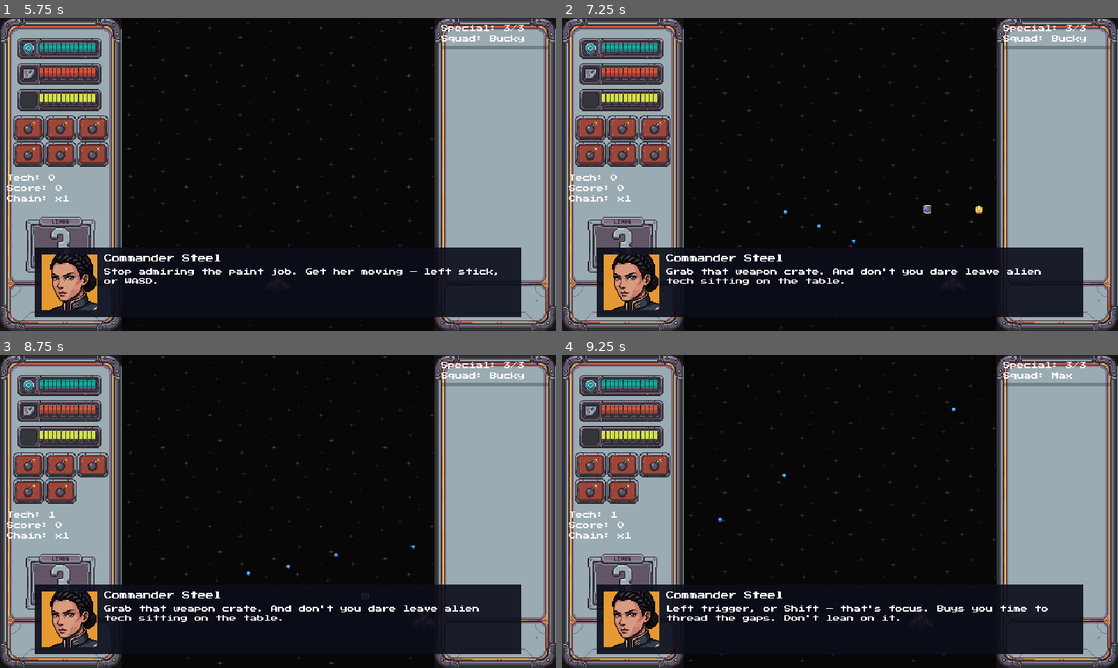
Above: before the commit, frames 1-4 (two rows, left to right).
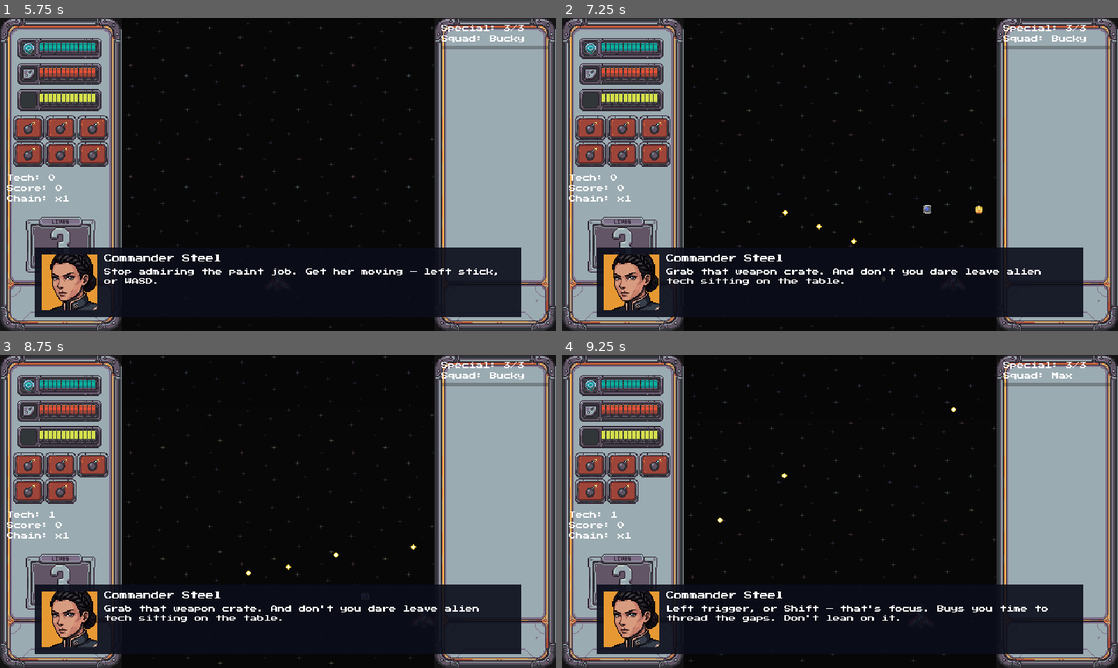
Above: after the commit, the same moments.

Repository: Funfetsunk/terra-intercept
Game: Godot game, scene res://scenes/menus/title_screen.tscn
The game is run twice, just before and just after one commit, with the same random seed, the same clock (stepped at 60 frames per second) and the same inputs.
Inputs (mouse positions are in pixels of both pictures, inside the frame that each line leads up to):
- Up to frame 1 (5.75 s): click "Start" at 0.5 s; click "Create" at 1.25 s; click (116, 199) at 2 s; click "London (Available)" at 2.75 s; click "Continue" at 3.5 s; click "Continue" at 4.25 s; click "Go" at 5 s
- Up to frame 2 (7.25 s): tap Enter (ui_accept) at 5.75, 6.02, 6.5 s; move the mouse to (962, 158) at 5.77 s; hold D (p1_move_right) 5.78-6.5 s; click (962, 158) at 5.85 s; drag from (728, 190) to (945, 277) at 6.52 s
- Up to frame 3 (8.75 s): tap Enter (ui_accept) at 7.25 s; move the mouse to (333, 442) at 7.27 s; hold D (p1_move_right) 7.28-8 s; hold Space (p1_ordnance) 7.28-8 s; drag from (250, 574) to (417, 570) at 8.02 s
- Up to frame 4 (9.25 s): move the mouse to (1006, 558) at 8.77 s; hold A (p1_move_left) from 8.78 s (still down); tap E (p1_squad_next) at 8.85 s; tap Enter (ui_accept) at 9.02 s

Frame 1 is identical in both runs. In frame 2, less than 0.1% of the frame differs, in the area x 39-53%, y 61-73%; in frame 3, less than 0.1%, in the area x 44-75%, y 60-71%; in frame 4, less than 0.1%.

Commit message:
Add real bullet art and draw bullet textures at native size
Hand-drawn in palette: pink and cyan enemy orbs (6x6, and 8x8 for the
bosses) and a pale-yellow diamond for player shots. The bullet manager now
draws a textured bullet at its own pixel size on whole pixels instead of
stretching it to the hitbox, so the sprites stay pixel-perfect. Collision
radii are unchanged. Textured bullets use a white tint so they stay on
the palette. Pink f04f78, cyan 30e1b9 and yellow fbff86 are reserved for
bullets.

Co-Authored-By: Claude Opus 5.5 <noreply@anthropic.com>
Claude-Session: https://claude.ai/code/session_01H357k7vYWoZ8XVmx2UrTn5

Diff:
--- a/data/patterns/boss_pattern_phase1.tres
+++ b/data/patterns/boss_pattern_phase1.tres
@@ -1,6 +1,7 @@
-[gd_resource type="Resource" script_class="BulletPatternData" load_steps=2 format=3]
+[gd_resource type="Resource" script_class="BulletPatternData" format=3 uid="uid://uh4bp5mv2j0j"]
 
-[ext_resource type="Script" path="res://scripts/resources/bullet_pattern_data.gd" id="1"]
+[ext_resource type="Script" uid="uid://skm1jc2p0sdk" path="res://scripts/resources/bullet_pattern_data.gd" id="1"]
+[ext_resource type="Texture2D" uid="uid://drx443j5jisap" path="res://art/sprites/bullets/enemy_orb_cyan_8.png" id="1_2t7ja"]
 
 [resource]
 script = ExtResource("1")
@@ -11,10 +12,9 @@
 rotation_per_burst_degrees = 10.0
 aim_at_player = false
 fixed_angle_degrees = 0.0
-jitter_degrees = 0.0
 rng_seed = 10
 bullet_speed = 100.0
 bullet_radius = 4.0
-bullet_color = Color(1, 0.6, 0.1, 1)
-bullet_damage = 1.0
+bullet_color = Color(1, 1, 1, 1)
+bullet_texture = ExtResource("1_2t7ja")
 bullet_lifetime = 5.0
--- a/data/patterns/boss_pattern_phase2.tres
+++ b/data/patterns/boss_pattern_phase2.tres
@@ -1,6 +1,7 @@
-[gd_resource type="Resource" script_class="BulletPatternData" load_steps=2 format=3]
+[gd_resource type="Resource" script_class="BulletPatternData" format=3 uid="uid://cmv7j4ebnyu8"]
 
-[ext_resource type="Script" path="res://scripts/resources/bullet_pattern_data.gd" id="1"]
+[ext_resource type="Script" uid="uid://skm1jc2p0sdk" path="res://scripts/resources/bullet_pattern_data.gd" id="1"]
+[ext_resource type="Texture2D" uid="uid://dr1x8jow1640n" path="res://art/sprites/bullets/enemy_orb_pink_8.png" id="1_xoeax"]
 
 [resource]
 script = ExtResource("1")
@@ -11,10 +12,10 @@
 rotation_per_burst_degrees = 20.0
 aim_at_player = false
 fixed_angle_degrees = 0.0
-jitter_degrees = 0.0
 rng_seed = 11
 bullet_speed = 140.0
 bullet_radius = 4.0
-bullet_color = Color(1, 0.1, 0.1, 1)
+bullet_color = Color(1, 1, 1, 1)
+bullet_texture = ExtResource("1_xoeax")
 bullet_damage = 1.5
 bullet_lifetime = 5.0
--- a/data/patterns/drone_pattern.tres
+++ b/data/patterns/drone_pattern.tres
@@ -1,7 +1,7 @@
 [gd_resource type="Resource" script_class="BulletPatternData" format=3 uid="uid://dq3h8qiemfwkf"]
 
 [ext_resource type="Script" uid="uid://skm1jc2p0sdk" path="res://scripts/resources/bullet_pattern_data.gd" id="1"]
-[ext_resource type="Texture2D" uid="uid://b7bdkjjeum1gn" path="res://art/placeholder/shumped-asset-pack/atlas/bullet_pill_red.tres" id="1_gto2a"]
+[ext_resource type="Texture2D" uid="uid://qeskbvot425g" path="res://art/sprites/bullets/enemy_orb_pink_6.png" id="1_gto2a"]
 
 [resource]
 script = ExtResource("1")
@@ -9,5 +9,5 @@
 burst_interval = 0.8
 aim_at_player = false
 bullet_speed = 110.0
-bullet_color = Color(1, 0.4, 0.4, 1)
+bullet_color = Color(1, 1, 1, 1)
 bullet_texture = ExtResource("1_gto2a")
--- a/data/patterns/drone_pattern_fan.tres
+++ b/data/patterns/drone_pattern_fan.tres
@@ -1,7 +1,7 @@
 [gd_resource type="Resource" script_class="BulletPatternData" format=3 uid="uid://ox27l7uyy4nj"]
 
 [ext_resource type="Script" uid="uid://skm1jc2p0sdk" path="res://scripts/resources/bullet_pattern_data.gd" id="1"]
-[ext_resource type="Texture2D" uid="uid://b7bdkjjeum1gn" path="res://art/placeholder/shumped-asset-pack/atlas/bullet_pill_red.tres" id="1_7e1m3"]
+[ext_resource type="Texture2D" uid="uid://qeskbvot425g" path="res://art/sprites/bullets/enemy_orb_pink_6.png" id="1_7e1m3"]
 
 [resource]
 script = ExtResource("1")
@@ -12,5 +12,5 @@
 aim_at_player = false
 rng_seed = 4
 bullet_speed = 110.0
-bullet_color = Color(1, 0.4, 0.4, 1)
+bullet_color = Color(1, 1, 1, 1)
 bullet_texture = ExtResource("1_7e1m3")
--- a/data/patterns/drone_pattern_tutorial.tres
+++ b/data/patterns/drone_pattern_tutorial.tres
@@ -1,12 +1,12 @@
 [gd_resource type="Resource" script_class="BulletPatternData" format=3 uid="uid://bhjpqriqpq4cv"]
 
 [ext_resource type="Script" uid="uid://skm1jc2p0sdk" path="res://scripts/resources/bullet_pattern_data.gd" id="1"]
-[ext_resource type="Texture2D" uid="uid://b7bdkjjeum1gn" path="res://art/placeholder/shumped-asset-pack/atlas/bullet_pill_red.tres" id="1_kq0av"]
+[ext_resource type="Texture2D" uid="uid://qeskbvot425g" path="res://art/sprites/bullets/enemy_orb_pink_6.png" id="1_kq0av"]
 
 [resource]
 script = ExtResource("1")
 pattern_name = "Drone Aimed Shot (Tutorial)"
 burst_interval = 2.5
 bullet_speed = 70.0
-bullet_color = Color(1, 0.4, 0.4, 1)
+bullet_color = Color(1, 1, 1, 1)
 bullet_texture = ExtResource("1_kq0av")
--- a/data/patterns/lander_pod_pattern.tres
+++ b/data/patterns/lander_pod_pattern.tres
@@ -1,7 +1,7 @@
 [gd_resource type="Resource" script_class="BulletPatternData" format=3 uid="uid://cvep50gvfd87r"]
 
 [ext_resource type="Script" uid="uid://skm1jc2p0sdk" path="res://scripts/resources/bullet_pattern_data.gd" id="1"]
-[ext_resource type="Texture2D" uid="uid://dccg8t2ob7mq1" path="res://art/placeholder/shumped-asset-pack/atlas/bullet_pill_green.tres" id="1_eo6aa"]
+[ext_resource type="Texture2D" uid="uid://qeskbvot425g" path="res://art/sprites/bullets/enemy_orb_pink_6.png" id="1_eo6aa"]
 
 [resource]
 script = ExtResource("1")
--- a/data/patterns/spinner_pattern.tres
+++ b/data/patterns/spinner_pattern.tres
@@ -1,6 +1,7 @@
-[gd_resource type="Resource" script_class="BulletPatternData" load_steps=2 format=3]
+[gd_resource type="Resource" script_class="BulletPatternData" format=3 uid="uid://d1mnfxt6rmjry"]
 
-[ext_resource type="Script" path="res://scripts/resources/bullet_pattern_data.gd" id="1"]
+[ext_resource type="Script" uid="uid://skm1jc2p0sdk" path="res://scripts/resources/bullet_pattern_data.gd" id="1"]
+[ext_resource type="Texture2D" uid="uid://bk0mscxc8vbay" path="res://art/sprites/bullets/enemy_orb_cyan_6.png" id="1_qikb3"]
 
 [resource]
 script = ExtResource("1")
@@ -11,10 +12,8 @@
 rotation_per_burst_degrees = 15.0
 aim_at_player = false
 fixed_angle_degrees = 0.0
-jitter_degrees = 0.0
 rng_seed = 3
 bullet_speed = 90.0
-bullet_radius = 3.0
-bullet_color = Color(0.8, 0.3, 1, 1)
-bullet_damage = 1.0
+bullet_color = Color(1, 1, 1, 1)
+bullet_texture = ExtResource("1_qikb3")
 bullet_lifetime = 5.0
--- a/data/patterns/swarmer_pattern.tres
+++ b/data/patterns/swarmer_pattern.tres
@@ -1,7 +1,7 @@
 [gd_resource type="Resource" script_class="BulletPatternData" format=3 uid="uid://b8yp85sd0ceq1"]
 
 [ext_resource type="Script" uid="uid://skm1jc2p0sdk" path="res://scripts/resources/bullet_pattern_data.gd" id="1"]
-[ext_resource type="Texture2D" uid="uid://b7bdkjjeum1gn" path="res://art/placeholder/shumped-asset-pack/atlas/bullet_pill_red.tres" id="1_78dcy"]
+[ext_resource type="Texture2D" uid="uid://bk0mscxc8vbay" path="res://art/sprites/bullets/enemy_orb_cyan_6.png" id="1_78dcy"]
 
 [resource]
 script = ExtResource("1")
@@ -12,5 +12,5 @@
 jitter_degrees = 4.0
 rng_seed = 2
 bullet_speed = 130.0
-bullet_color = Color(1, 0.7, 0.2, 1)
+bullet_color = Color(1, 1, 1, 1)
 bullet_texture = ExtResource("1_78dcy")
--- a/data/patterns/swarmer_pattern_tight.tres
+++ b/data/patterns/swarmer_pattern_tight.tres
@@ -1,7 +1,7 @@
 [gd_resource type="Resource" script_class="BulletPatternData" format=3 uid="uid://cm5bixu0lsjq1"]
 
 [ext_resource type="Script" uid="uid://skm1jc2p0sdk" path="res://scripts/resources/bullet_pattern_data.gd" id="1"]
-[ext_resource type="Texture2D" uid="uid://b7bdkjjeum1gn" path="res://art/placeholder/shumped-asset-pack/atlas/bullet_pill_red.tres" id="1_v4alg"]
+[ext_resource type="Texture2D" uid="uid://bk0mscxc8vbay" path="res://art/sprites/bullets/enemy_orb_cyan_6.png" id="1_v4alg"]
 
 [resource]
 script = ExtResource("1")
@@ -12,5 +12,5 @@
 jitter_degrees = 2.0
 rng_seed = 5
 bullet_speed = 130.0
-bullet_color = Color(1, 0.7, 0.2, 1)
+bullet_color = Color(1, 1, 1, 1)
 bullet_texture = ExtResource("1_v4alg")
--- a/data/patterns/swarmer_pattern_tutorial.tres
+++ b/data/patterns/swarmer_pattern_tutorial.tres
@@ -1,7 +1,7 @@
 [gd_resource type="Resource" script_class="BulletPatternData" format=3 uid="uid://c8imhx73hf84r"]
 
 [ext_resource type="Script" uid="uid://skm1jc2p0sdk" path="res://scripts/resources/bullet_pattern_data.gd" id="1"]
-[ext_resource type="Texture2D" uid="uid://b7bdkjjeum1gn" path="res://art/placeholder/shumped-asset-pack/atlas/bullet_pill_red.tres" id="1_1e5r8"]
+[ext_resource type="Texture2D" uid="uid://bk0mscxc8vbay" path="res://art/sprites/bullets/enemy_orb_cyan_6.png" id="1_1e5r8"]
 
 [resource]
 script = ExtResource("1")
@@ -9,5 +9,5 @@
 burst_interval = 2.0
 rng_seed = 2
 bullet_speed = 80.0
-bullet_color = Color(1, 0.7, 0.2, 1)
+bullet_color = Color(1, 1, 1, 1)
 bullet_texture = ExtResource("1_1e5r8")
--- a/data/patterns/tower_bridge_phase1.tres
+++ b/data/patterns/tower_bridge_phase1.tres
@@ -1,20 +1,16 @@
-[gd_resource type="Resource" script_class="BulletPatternData" load_steps=2 format=3]
+[gd_resource type="Resource" script_class="BulletPatternData" format=3 uid="uid://b8qk27vi7csn3"]
 
-[ext_resource type="Script" path="res://scripts/resources/bullet_pattern_data.gd" id="1"]
+[ext_resource type="Script" uid="uid://skm1jc2p0sdk" path="res://scripts/resources/bullet_pattern_data.gd" id="1"]
+[ext_resource type="Texture2D" uid="uid://drx443j5jisap" path="res://art/sprites/bullets/enemy_orb_cyan_8.png" id="1_wk6by"]
 
 [resource]
 script = ExtResource("1")
 pattern_name = "Tower Bridge Phase 1 Fan"
 burst_size = 5
 angle_spread_degrees = 50.0
-burst_interval = 1.0
-rotation_per_burst_degrees = 0.0
-aim_at_player = true
-fixed_angle_degrees = 90.0
-jitter_degrees = 0.0
 rng_seed = 20
 bullet_speed = 110.0
 bullet_radius = 4.0
-bullet_color = Color(1, 0.6, 0.1, 1)
-bullet_damage = 1.0
+bullet_color = Color(1, 1, 1, 1)
+bullet_texture = ExtResource("1_wk6by")
 bullet_lifetime = 5.0
--- a/data/patterns/tower_bridge_phase2.tres
+++ b/data/patterns/tower_bridge_phase2.tres
@@ -1,6 +1,7 @@
-[gd_resource type="Resource" script_class="BulletPatternData" load_steps=2 format=3]
+[gd_resource type="Resource" script_class="BulletPatternData" format=3 uid="uid://bm7ru6iqsmjb"]
 
-[ext_resource type="Script" path="res://scripts/resources/bullet_pattern_data.gd" id="1"]
+[ext_resource type="Script" uid="uid://skm1jc2p0sdk" path="res://scripts/resources/bullet_pattern_data.gd" id="1"]
+[ext_resource type="Texture2D" uid="uid://dr1x8jow1640n" path="res://art/sprites/bullets/enemy_orb_pink_8.png" id="1_rwffq"]
 
 [resource]
 script = ExtResource("1")
@@ -9,12 +10,10 @@
 angle_spread_degrees = 70.0
 burst_interval = 0.7
 rotation_per_burst_degrees = 15.0
-aim_at_player = true
-fixed_angle_degrees = 90.0
-jitter_degrees = 0.0
 rng_seed = 21
 bullet_speed = 140.0
 bullet_radius = 4.0
-bullet_color = Color(1, 0.1, 0.1, 1)
+bullet_color = Color(1, 1, 1, 1)
+bullet_texture = ExtResource("1_rwffq")
 bullet_damage = 1.5
 bullet_lifetime = 5.0
--- a/data/ships/guardian_ship_data.tres
+++ b/data/ships/guardian_ship_data.tres
@@ -1,7 +1,7 @@
 [gd_resource type="Resource" script_class="ShipData" format=3 uid="uid://b3c6554j4do4e"]
 
 [ext_resource type="Script" uid="uid://boquiv061idvy" path="res://scripts/resources/ship_data.gd" id="1"]
-[ext_resource type="Texture2D" uid="uid://trmgal1ykn3w" path="res://art/placeholder/shumped-asset-pack/atlas/bullet_pill_blue.tres" id="1_yhuam"]
+[ext_resource type="Texture2D" uid="uid://cjmkt66py4ky7" path="res://art/sprites/bullets/player_shot_6.png" id="1_a55y1"]
 [ext_resource type="Texture2D" uid="uid://b6lyksp0jrikm" path="res://art/sprites/player_ships/guardian.png" id="2_f36ja"]
 [ext_resource type="Texture2D" uid="uid://birhtc3lgp5pg" path="res://art/sprites/portraits/max_neutral.png" id="3_a55y1"]
 [ext_resource type="Texture2D" uid="uid://bun7c7pv50deb" path="res://art/sprites/ship_select/guardian_select.png" id="3_ruij8"]
@@ -21,4 +21,5 @@
 shield_max = 10.0
 shield_recharge_rate = 2.5
 hull_max = 4.0
-bullet_texture = ExtResource("1_yhuam")
+bullet_color = Color(1, 1, 1, 1)
+bullet_texture = ExtResource("1_a55y1")
--- a/data/ships/interceptor_ship_data.tres
+++ b/data/ships/interceptor_ship_data.tres
@@ -1,7 +1,7 @@
 [gd_resource type="Resource" script_class="ShipData" format=3 uid="uid://mr4a3f1p7odg"]
 
 [ext_resource type="Script" uid="uid://boquiv061idvy" path="res://scripts/resources/ship_data.gd" id="1"]
-[ext_resource type="Texture2D" uid="uid://trmgal1ykn3w" path="res://art/placeholder/shumped-asset-pack/atlas/bullet_pill_blue.tres" id="1_vqla0"]
+[ext_resource type="Texture2D" uid="uid://cjmkt66py4ky7" path="res://art/sprites/bullets/player_shot_6.png" id="1_ndvsn"]
 [ext_resource type="Texture2D" uid="uid://cc6rlnxudu58f" path="res://art/sprites/player_ships/interceptor.png" id="2_i5tud"]
 [ext_resource type="Texture2D" uid="uid://b4uppgorx7u4h" path="res://art/sprites/ship_select/interceptor_select.png" id="3_6oecn"]
 [ext_resource type="Texture2D" uid="uid://cfuvtaribrk6b" path="res://art/sprites/portraits/dash_determined.png" id="3_ndvsn"]
@@ -21,5 +21,6 @@
 shield_max = 4.0
 hull_max = 2.0
 bullet_speed = 320.0
-bullet_texture = ExtResource("1_vqla0")
+bullet_color = Color(1, 1, 1, 1)
+bullet_texture = ExtResource("1_ndvsn")
 special_shape = 0
--- a/data/ships/striker_ship_data.tres
+++ b/data/ships/striker_ship_data.tres
@@ -1,7 +1,7 @@
 [gd_resource type="Resource" script_class="ShipData" format=3 uid="uid://c4qtwh5htagu"]
 
 [ext_resource type="Script" uid="uid://boquiv061idvy" path="res://scripts/resources/ship_data.gd" id="1"]
-[ext_resource type="Texture2D" uid="uid://trmgal1ykn3w" path="res://art/placeholder/shumped-asset-pack/atlas/bullet_pill_blue.tres" id="1_vph8y"]
+[ext_resource type="Texture2D" uid="uid://cjmkt66py4ky7" path="res://art/sprites/bullets/player_shot_6.png" id="1_h3504"]
 [ext_resource type="Texture2D" uid="uid://j7j3u5m4f3tb" path="res://art/sprites/player_ships/striker.png" id="2_o7vsq"]
 [ext_resource type="Texture2D" uid="uid://cf8eleq8et15k" path="res://art/sprites/ship_select/striker_select.png" id="3_f0uc6"]
 [ext_resource type="Texture2D" uid="uid://dl5gq2g68hppp" path="res://art/sprites/portraits/bucky_determined.png" id="3_h3504"]
@@ -20,6 +20,7 @@
 move_acceleration = 2000.0
 fire_rate = 12.0
 bullet_speed = 280.0
-bullet_texture = ExtResource("1_vph8y")
+bullet_color = Color(1, 1, 1, 1)
+bullet_texture = ExtResource("1_h3504")
 bullet_damage = 1.5
 special_shape = 1
--- a/data/ships/vanguard_ship_data.tres
+++ b/data/ships/vanguard_ship_data.tres
@@ -1,7 +1,7 @@
 [gd_resource type="Resource" script_class="ShipData" format=3 uid="uid://d0x61lii3rvbi"]
 
 [ext_resource type="Script" uid="uid://boquiv061idvy" path="res://scripts/resources/ship_data.gd" id="1"]
-[ext_resource type="Texture2D" uid="uid://trmgal1ykn3w" path="res://art/placeholder/shumped-asset-pack/atlas/bullet_pill_blue.tres" id="1_r1l1u"]
+[ext_resource type="Texture2D" uid="uid://cjmkt66py4ky7" path="res://art/sprites/bullets/player_shot_6.png" id="1_spr0v"]
 [ext_resource type="Texture2D" uid="uid://db8ce5sqcaeqx" path="res://art/sprites/player_ships/vanguard.png" id="2_3hb8c"]
 [ext_resource type="Texture2D" uid="uid://6w5veomx7kp0" path="res://art/sprites/ship_select/vanguard_select.png" id="3_qi20r"]
 [ext_resource type="Texture2D" uid="uid://bn3l8ysfadbuv" path="res://art/sprites/portraits/tammy_neutral.png" id="3_spr0v"]
@@ -18,5 +18,6 @@
 portrait = ExtResource("3_spr0v")
 move_speed = 139.0
 move_acceleration = 2000.0
-bullet_texture = ExtResource("1_r1l1u")
+bullet_color = Color(1, 1, 1, 1)
+bullet_texture = ExtResource("1_spr0v")
 special_shape = 3
--- a/scripts/systems/bullet_manager.gd
+++ b/scripts/systems/bullet_manager.gd
@@ -158,14 +158,20 @@
 		_draw_bullet(_enemy_pool.positions[i], _enemy_pool.radii[i], _enemy_pool.colors[i], _enemy_pool.textures[i], high_contrast)
 
 func _draw_bullet(pos: Vector2, radius: float, color: Color, texture: Texture2D, high_contrast: bool) -> void:
+	if texture != null:
+		# Real art draws at its native size on whole pixels (never stretched to the
+		# hitbox), so the sprite stays pixel-perfect whatever the collision radius is.
+		var size: Vector2 = texture.get_size()
+		var top_left: Vector2 = (pos - size * 0.5).round()
+		if high_contrast:
+			draw_circle(top_left + size * 0.5, maxf(size.x, size.y) * 0.5 + 1.0, Color.BLACK)
+		draw_texture(texture, top_left, color)
+		return
 	var half: float = radius
 	var rect: Rect2 = Rect2(pos.x - half, pos.y - half, half * 2.0, half * 2.0)
 	if high_contrast:
 		draw_rect(rect.grow(1.0), Color.BLACK, true)
-	if texture != null:
-		draw_texture_rect(texture, rect, false, color)
-	else:
-		draw_rect(rect, color, true)
+	draw_rect(rect, color, true)
 
 func register_player(player: Node2D, hitbox_radius: float) -> void:
 	_registered_player = player
Binary file added: art/sprites/bullets/enemy_orb_cyan_6.png
Not shown, added: art/sprites/bullets/enemy_orb_cyan_6.png.import
Binary file added: art/sprites/bullets/enemy_orb_cyan_8.png
Not shown, added: art/sprites/bullets/enemy_orb_cyan_8.png.import
Binary file added: art/sprites/bullets/enemy_orb_pink_6.png
Not shown, added: art/sprites/bullets/enemy_orb_pink_6.png.import
Binary file added: art/sprites/bullets/enemy_orb_pink_8.png
Not shown, added: art/sprites/bullets/enemy_orb_pink_8.png.import
Binary file added: art/sprites/bullets/player_shot_6.png
Not shown, added: art/sprites/bullets/player_shot_6.png.import
